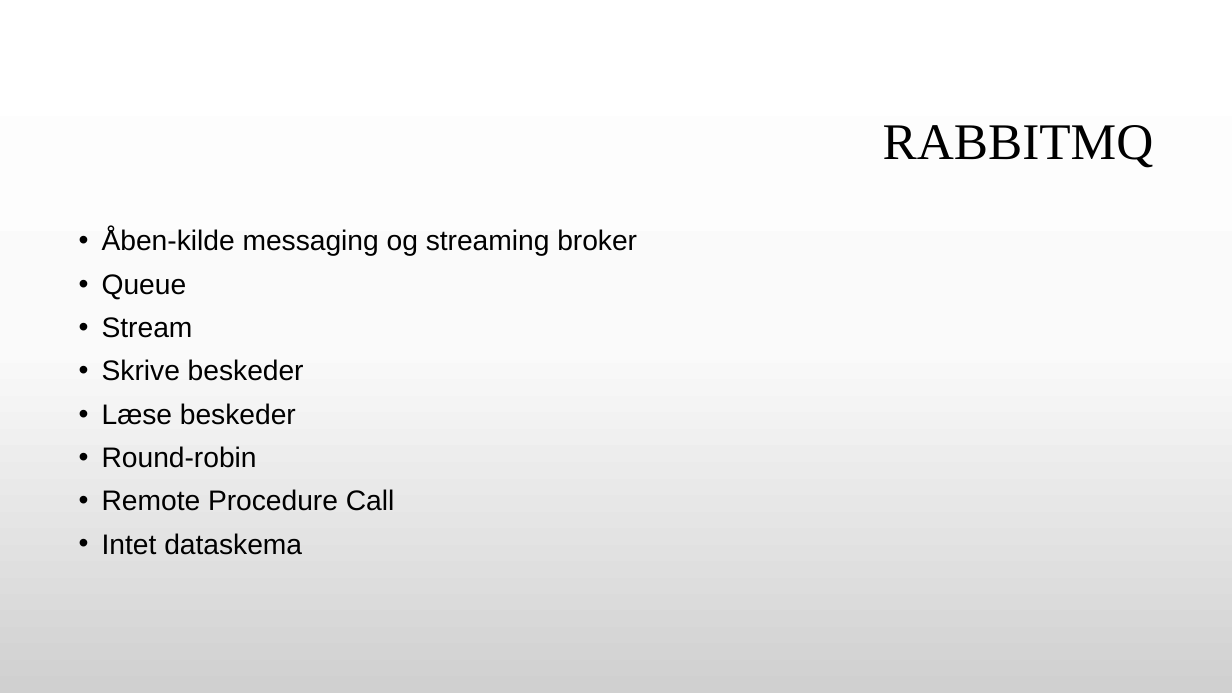
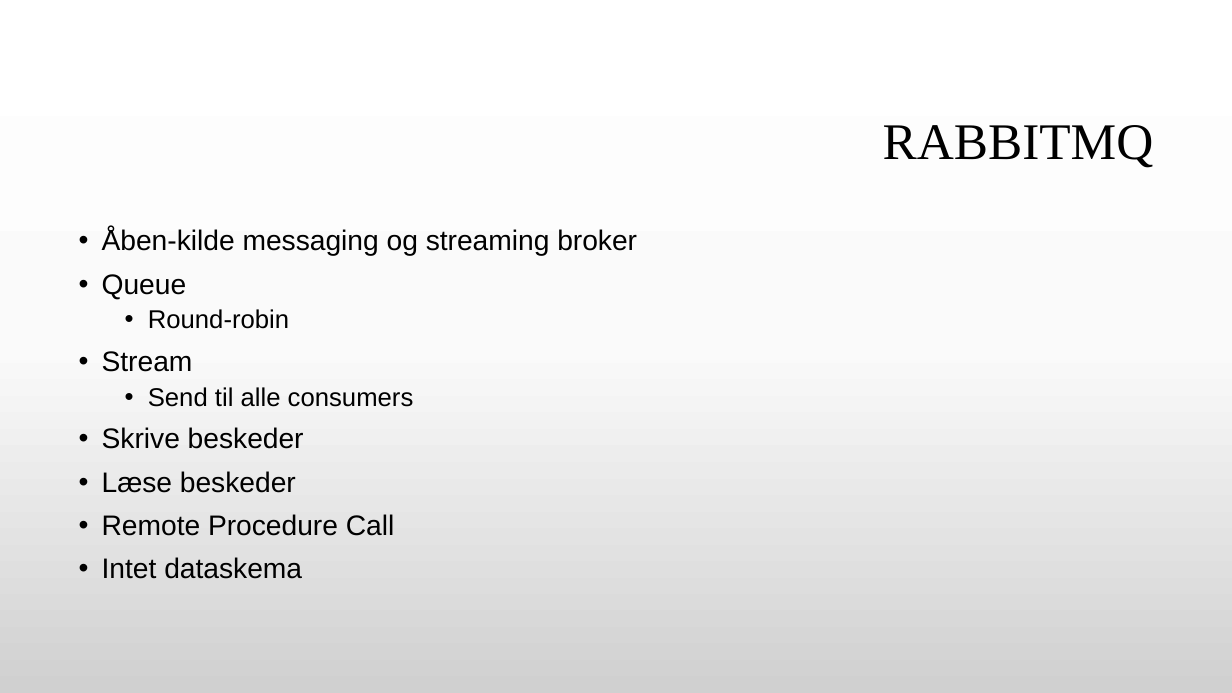
Before and after one commit to GitDeveloperBel/Kafka, a slide deck: slide 18 of presentation.pptx. Drawn at 1232x693 pixels with LibreOffice and Linux fonts; fonts in the diff are those of the drawing; background and template pictures are left out. Boxes give left, top, right and bottom in pixels: in the first picture for what was removed or moved away, otherwise in the second. Text is boxed around its words. In the diff, an @@ line names an element or a change of style, - is before the commit and + after.

```diff
--- a/presentation.pptx
+++ b/presentation.pptx
@@ text at [148, 309, 289, 329]: paragraph added @@
+  • Round-robin
@@ text at [148, 387, 414, 407]: paragraph added @@
+  • Send til alle consumers
@@ text at [102, 446, 257, 468]: paragraph removed @@
-• Round-robin
```
Also in this commit, not shown: 2 other slides changed, 3 slides added, 8 other files.
